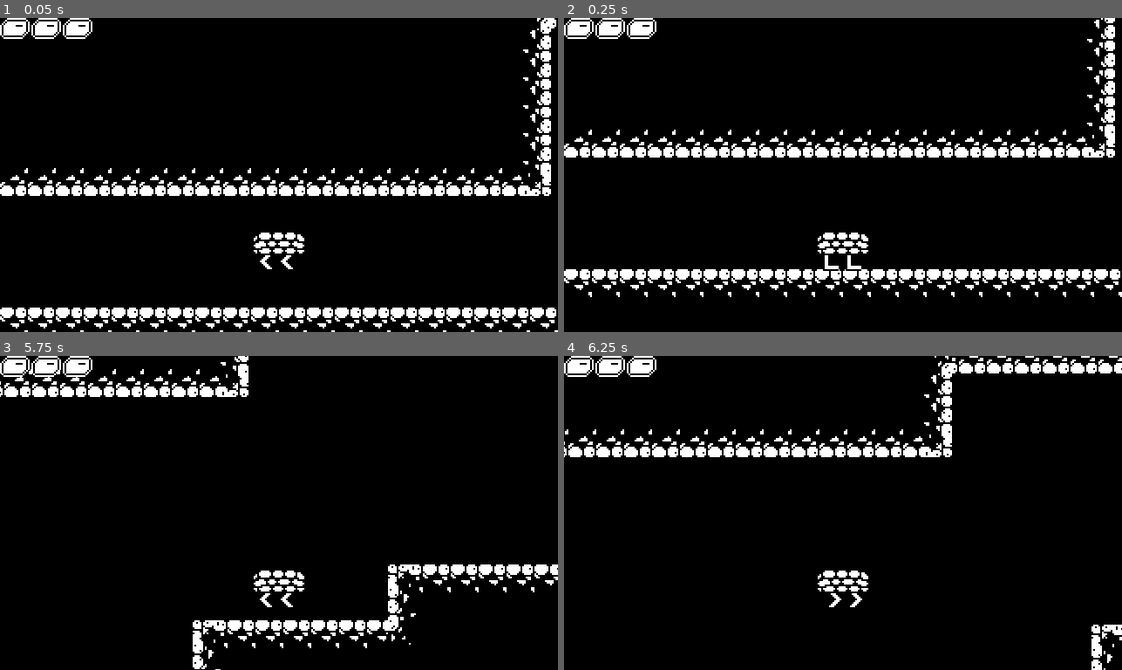
Above: before the commit, frames 1-4 (two rows, left to right).
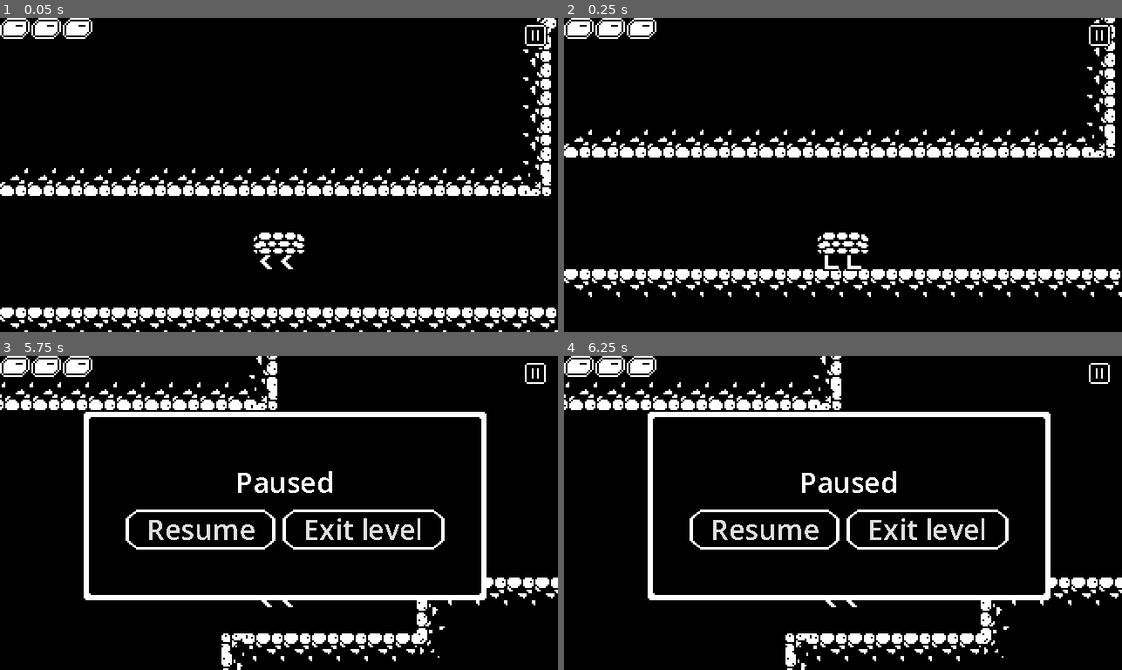
Above: after the commit, the same moments.

Repository: EricElMagenta/TowerSquared
Game: Godot game, scene res://world/tutorial/tutorial_1.tscn
Two runs of this game, one before a commit and one after it. Both use one fixed random seed, a clock stepped at 60 frames per second and the inputs below.
Inputs (mouse positions are in pixels of both pictures, inside the frame that each line leads up to):
- Up to frame 1 (0.05 s): no input
- Up to frame 2 (0.25 s): no input
- Up to frame 3 (5.75 s): click (535, 374) at 0.52 s; click (200, 528) at 1.25 s, where only the run after the commit has a clickable "Resume"; tap Enter at 2 s; move the mouse to (401, 497) at 2.02 s; hold D (right) 2.03-3.53 s; tap F (action) at 2.1, 2.85, 3.8, 4.55, 5.1 s; tap Space (jump) at 2.27, 2.57, 3.02, 3.32, 4.52, 4.82, 5.27, 5.57 s; move the mouse to (167, 528) at 2.77 s; move the mouse to (334, 443) at 3.52 s; hold A (left) 3.53-4.28 s; click (334, 443) at 3.6 s; move the mouse to (251, 575) at 4.27 s; hold D (right) from 4.28 s (still down); right-click (251, 575) at 4.35 s; move the mouse to (446, 560) at 5.02 s; tap Escape (pause, bound only after the commit) at 5.65 s
- Up to frame 4 (6.25 s): move the mouse to (675, 465) at 5.77 s; release D (right) at 5.78 s; hold A (left) from 5.78 s (still down); tap F (action) at 5.85 s; tap Space (jump) at 6.02 s

The runs differ from the first frame. In frame 1, 0.1% of the frame differs, in the area x 94-99%, y 1-10%; in frame 2, 0.1%; in frame 3, 13%; in frame 4, 14%, in the area x 0-100%, y 0-100%.

Commit message:
Agregado menú de pausa con las opciones de continuar y salir del juego. Agregado botón de pausa a la interfaz. Para esto se usan paneles personalizados

Diff:
--- a/project.godot
+++ b/project.godot
@@ -24,6 +24,11 @@
 window/size/window_width_override=1280
 window/size/window_height_override=720
 window/stretch/mode="canvas_items"
+
+[gui]
+
+theme/custom="res://ui/panel_theme.tres"
+theme/default_font_antialiasing=0
 
 [input]
 
@@ -81,6 +86,11 @@
 "events": [Object(InputEventMouseButton,"resource_local_to_scene":false,"resource_name":"","device":-1,"window_id":0,"a …(253 unchanged characters)…
 ]
 }
+pause={
+"deadzone": 0.5,
+"events": [Object(InputEventKey,"resource_local_to_scene":false,"resource_name":"","device":-1,"window_id":0,"alt_pressed":false,"shift_pressed":false,"ctrl_pressed":false,"meta_pressed":false,"pressed":false,"keycode":0,"physical_keycode":4194305,"key_label":0,"unicode":0,"location":0,"echo":false,"script":null)
+]
+}
 
 [layer_names]
 
--- /dev/null
+++ b/ui/panel_theme.tres
@@ -0,0 +1,13 @@
+[gd_resource type="Theme" load_steps=3 format=3 uid="uid://clu8yrqmuhewu"]
+
+[ext_resource type="Texture2D" uid="uid://c6ohp5xp3gt62" path="res://assets/UI/panel.png" id="1_qmwn8"]
+
+[sub_resource type="StyleBoxTexture" id="StyleBoxTexture_5jppq"]
+texture = ExtResource("1_qmwn8")
+texture_margin_left = 24.0
+texture_margin_top = 24.0
+texture_margin_right = 24.0
+texture_margin_bottom = 24.0
+
+[resource]
+PanelContainer/styles/panel = SubResource("StyleBoxTexture_5jppq")
--- /dev/null
+++ b/ui/pause_button.tscn
@@ -0,0 +1,24 @@
+[gd_scene load_steps=3 format=3 uid="uid://c0eyqe2y6eky4"]
+
+[ext_resource type="Texture2D" uid="uid://4utidbtgt47n" path="res://assets/UI/button-pause.png" id="1_27rr4"]
+[ext_resource type="Theme" uid="uid://i8ek1ejvkff1" path="res://ui/theme_button.tres" id="1_sjkk6"]
+
+[node name="PauseButton" type="Control"]
+layout_mode = 3
+anchors_preset = 0
+offset_right = 8.0
+offset_bottom = 8.0
+size_flags_vertical = 4
+
+[node name="TextureRect" type="TextureRect" parent="."]
+layout_mode = 0
+offset_right = 14.0
+offset_bottom = 14.0
+scale = Vector2(0.5, 0.5)
+texture = ExtResource("1_27rr4")
+
+[node name="PauseButton" type="Button" parent="."]
+layout_mode = 0
+offset_right = 7.0
+offset_bottom = 7.0
+theme = ExtResource("1_sjkk6")
--- /dev/null
+++ b/ui/pause_menu.gd
@@ -0,0 +1,24 @@
+extends Control
+
+# SETTER
+var is_paused:bool = false:
+	set(value):
+		is_paused = value
+		get_tree().paused = is_paused
+		visible = is_paused
+
+########################## FUNCIÓN PRINCIPAL ##############################
+func _unhandled_input(event:InputEvent) -> void:
+	if event.is_action_pressed("pause"):
+		is_paused = !is_paused
+
+########################## FUNCIONES AUXILIARES ##############################
+func _on_resume_button_pressed():
+	is_paused = false
+
+
+func _on_exit_level_button_pressed():
+	get_tree().quit()
+
+func _on_pause_button_pressed():
+	is_paused = true
--- /dev/null
+++ b/ui/pause_menu.tscn
@@ -0,0 +1,65 @@
+[gd_scene load_steps=3 format=3 uid="uid://bk5vnaecrjq01"]
+
+[ext_resource type="Script" path="res://ui/pause_menu.gd" id="1_beqrs"]
+[ext_resource type="Theme" uid="uid://i8ek1ejvkff1" path="res://ui/theme_button.tres" id="2_4ebe6"]
+
+[node name="PauseMenu" type="Control"]
+process_mode = 3
+visible = false
+layout_mode = 3
+anchors_preset = 15
+anchor_right = 1.0
+anchor_bottom = 1.0
+grow_horizontal = 2
+grow_vertical = 2
+script = ExtResource("1_beqrs")
+
+[node name="PanelContainer" type="PanelContainer" parent="."]
+layout_mode = 1
+anchors_preset = 8
+anchor_left = 0.5
+anchor_top = 0.5
+anchor_right = 0.5
+anchor_bottom = 0.5
+offset_left = -112.0
+offset_top = -58.0
+offset_right = 119.0
+offset_bottom = 50.0
+grow_horizontal = 2
+grow_vertical = 2
+
+[node name="MarginContainer" type="MarginContainer" parent="PanelContainer"]
+layout_mode = 2
+theme_override_constants/margin_top = 5
+theme_override_constants/margin_bottom = 5
+
+[node name="GridContainer" type="GridContainer" parent="PanelContainer/MarginContainer"]
+layout_mode = 2
+
+[node name="PauseText" type="Label" parent="PanelContainer/MarginContainer/GridContainer"]
+layout_mode = 2
+text = "Paused"
+horizontal_alignment = 1
+
+[node name="HBoxContainer" type="HBoxContainer" parent="PanelContainer/MarginContainer/GridContainer"]
+layout_mode = 2
+
+[node name="ButtonContainer" type="PanelContainer" parent="PanelContainer/MarginContainer/GridContainer/HBoxContainer"]
+layout_mode = 2
+theme = ExtResource("2_4ebe6")
+
+[node name="ResumeButton" type="Button" parent="PanelContainer/MarginContainer/GridContainer/HBoxContainer/ButtonContainer"]
+layout_mode = 2
+text = "Resume"
+
+[node name="ButtonContainer2" type="PanelContainer" parent="PanelContainer/MarginContainer/GridContainer/HBoxContainer"]
+layout_mode = 2
+theme = ExtResource("2_4ebe6")
+
+[node name="ExitLevelButton" type="Button" parent="PanelContainer/MarginContainer/GridContainer/HBoxContainer/ButtonContainer2"]
+layout_mode = 2
+text = "Exit level
+"
+
+[connection signal="pressed" from="PanelContainer/MarginContainer/GridContainer/HBoxContainer/ButtonContainer/ResumeButton" to="." method="_on_resume_button_pressed"]
+[connection signal="pressed" from="PanelContainer/MarginContainer/GridContainer/HBoxContainer/ButtonContainer2/ExitLevelButton" to="." method="_on_exit_level_button_pressed"]
--- /dev/null
+++ b/ui/theme_button.tres
@@ -0,0 +1,26 @@
+[gd_resource type="Theme" load_steps=8 format=3 uid="uid://i8ek1ejvkff1"]
+
+[ext_resource type="Texture2D" uid="uid://d33fi84ve785q" path="res://assets/UI/panel-button.png" id="1_y66sc"]
+
+[sub_resource type="StyleBoxEmpty" id="StyleBoxEmpty_d7w6g"]
+
+[sub_resource type="StyleBoxEmpty" id="StyleBoxEmpty_guik7"]
+
+[sub_resource type="StyleBoxEmpty" id="StyleBoxEmpty_elnts"]
+
+[sub_resource type="StyleBoxEmpty" id="StyleBoxEmpty_rvn52"]
+
+[sub_resource type="StyleBoxEmpty" id="StyleBoxEmpty_taere"]
+
+[sub_resource type="StyleBoxTexture" id="StyleBoxTexture_5ewsw"]
+texture = ExtResource("1_y66sc")
+texture_margin_left = 12.0
+texture_margin_right = 12.0
+
+[resource]
+Button/styles/disabled = SubResource("StyleBoxEmpty_d7w6g")
+Button/styles/focus = SubResource("StyleBoxEmpty_guik7")
+Button/styles/hover = SubResource("StyleBoxEmpty_elnts")
+Button/styles/normal = SubResource("StyleBoxEmpty_rvn52")
+Button/styles/pressed = SubResource("StyleBoxEmpty_taere")
+PanelContainer/styles/panel = SubResource("StyleBoxTexture_5ewsw")
--- a/world/tutorial/tutorial_1.tscn
+++ b/world/tutorial/tutorial_1.tscn
@@ -8,6 +8,9 @@
 [ext_resource type="PackedScene" uid="uid://bdegyg4ku5dn8" path="res://entities/player/player.tscn" id="3_i03aw"]
 [ext_resource type="PackedScene" uid="uid://d2y32x8qrwrp8" path="res://entities/power-up/floor_normal_item.tscn" id="7_6xl4q"]
 [ext_resource type="PackedScene" uid="uid://ceryf6c74kncp" path="res://ui/health_container.tscn" id="8_7v6ap"]
+[ext_resource type="PackedScene" uid="uid://bk5vnaecrjq01" path="res://ui/pause_menu.tscn" id="9_oeq48"]
+[ext_resource type="Texture2D" uid="uid://4utidbtgt47n" path="res://assets/UI/button-pause.png" id="10_wi003"]
+[ext_resource type="Theme" uid="uid://i8ek1ejvkff1" path="res://ui/theme_button.tres" id="11_dde5s"]
 
 [node name="Tutorial1" type="Node2D"]
 script = ExtResource("1_ucgpn")
@@ -41,3 +44,28 @@
 [node name="HealthContainer" parent="CanvasLayer" instance=ExtResource("8_7v6ap")]
 offset_right = 0.0
 offset_bottom = 0.0
+
+[node name="PauseMenu" parent="CanvasLayer" instance=ExtResource("9_oeq48")]
+
+[node name="PauseIcon" type="Control" parent="CanvasLayer"]
+layout_mode = 3
+anchors_preset = 0
+offset_left = 300.0
+offset_top = 3.0
+offset_right = 314.0
+offset_bottom = 17.0
+metadata/_edit_group_ = true
+
+[node name="TextureRect" type="TextureRect" parent="CanvasLayer/PauseIcon"]
+layout_mode = 0
+offset_right = 14.0
+offset_bottom = 14.0
+texture = ExtResource("10_wi003")
+
+[node name="PauseButton" type="Button" parent="CanvasLayer/PauseIcon"]
+layout_mode = 0
+offset_right = 14.0
+offset_bottom = 14.0
+theme = ExtResource("11_dde5s")
+
+[connection signal="pressed" from="CanvasLayer/PauseIcon/PauseButton" to="CanvasLayer/PauseMenu" method="_on_pause_button_pressed"]
--- a/world/tutorial/tutorial_2.tscn
+++ b/world/tutorial/tutorial_2.tscn
@@ -11,6 +11,7 @@
 [ext_resource type="PackedScene" uid="uid://d2y32x8qrwrp8" path="res://entities/power-up/floor_normal_item.tscn" id="5_ed3e3"]
 [ext_resource type="PackedScene" uid="uid://c2xk2n4yqau76" path="res://entities/enemies/enemy_dynamite.tscn" id="7_3gtma"]
 [ext_resource type="PackedScene" uid="uid://ceryf6c74kncp" path="res://ui/health_container.tscn" id="11_w45p5"]
+[ext_resource type="PackedScene" uid="uid://bk5vnaecrjq01" path="res://ui/pause_menu.tscn" id="12_umxdn"]
 
 [node name="Tutorial2" type="Node2D"]
 script = ExtResource("1_52r1m")
@@ -72,3 +73,5 @@
 [node name="CanvasLayer" type="CanvasLayer" parent="."]
 
 [node name="HealthContainer" parent="CanvasLayer" instance=ExtResource("11_w45p5")]
+
+[node name="PauseMenu" parent="CanvasLayer" instance=ExtResource("12_umxdn")]
--- a/world/tutorial/tutorial_3.tscn
+++ b/world/tutorial/tutorial_3.tscn
@@ -12,6 +12,7 @@
 [ext_resource type="PackedScene" uid="uid://c2xk2n4yqau76" path="res://entities/enemies/enemy_dynamite.tscn" id="10_kv71b"]
 [ext_resource type="PackedScene" uid="uid://dlvwc64hbl2fb" path="res://entities/objects/damaged_box.tscn" id="11_m5wk5"]
 [ext_resource type="PackedScene" uid="uid://dlgi51sve5pnm" path="res://entities/enemies/enemy_flying_bomb.tscn" id="12_q6c85"]
+[ext_resource type="PackedScene" uid="uid://bk5vnaecrjq01" path="res://ui/pause_menu.tscn" id="13_amdd0"]
 
 [node name="Tutorial3" type="Node2D"]
 script = ExtResource("1_ese5q")
@@ -40,10 +41,6 @@
 
 [node name="RemoteTransform2D" type="RemoteTransform2D" parent="Player"]
 remote_path = NodePath("../../Camera2D")
-
-[node name="CanvasLayer" type="CanvasLayer" parent="."]
-
-[node name="HealthContainer" parent="CanvasLayer" instance=ExtResource("7_vqksp")]
 
 [node name="FloorEyeItem" parent="." instance=ExtResource("9_fgkro")]
 position = Vector2(-26, -4)
@@ -92,3 +89,9 @@
 
 [node name="EnemyFlyingBomb2" parent="." instance=ExtResource("12_q6c85")]
 position = Vector2(835, -9)
+
+[node name="CanvasLayer" type="CanvasLayer" parent="."]
+
+[node name="HealthContainer" parent="CanvasLayer" instance=ExtResource("7_vqksp")]
+
+[node name="PauseMenu" parent="CanvasLayer" instance=ExtResource("13_amdd0")]
Binary file added: assets/UI/button-pause.png
Not shown, added: assets/UI/button-pause.png.import
Binary file added: assets/UI/panel-button.aseprite
Binary file added: assets/UI/panel-button.png
Not shown, added: assets/UI/panel-button.png.import
Binary file added: assets/UI/panel.png
Not shown, added: assets/UI/panel.png.import
Binary file added: ui/panel.aseprite
Not shown: 1 places in world/tutorial/tutorial_1.tscn that only renumber resources
Not shown: 1 places in world/tutorial/tutorial_2.tscn that only renumber resources
Not shown: 1 places in world/tutorial/tutorial_3.tscn that only renumber resources
